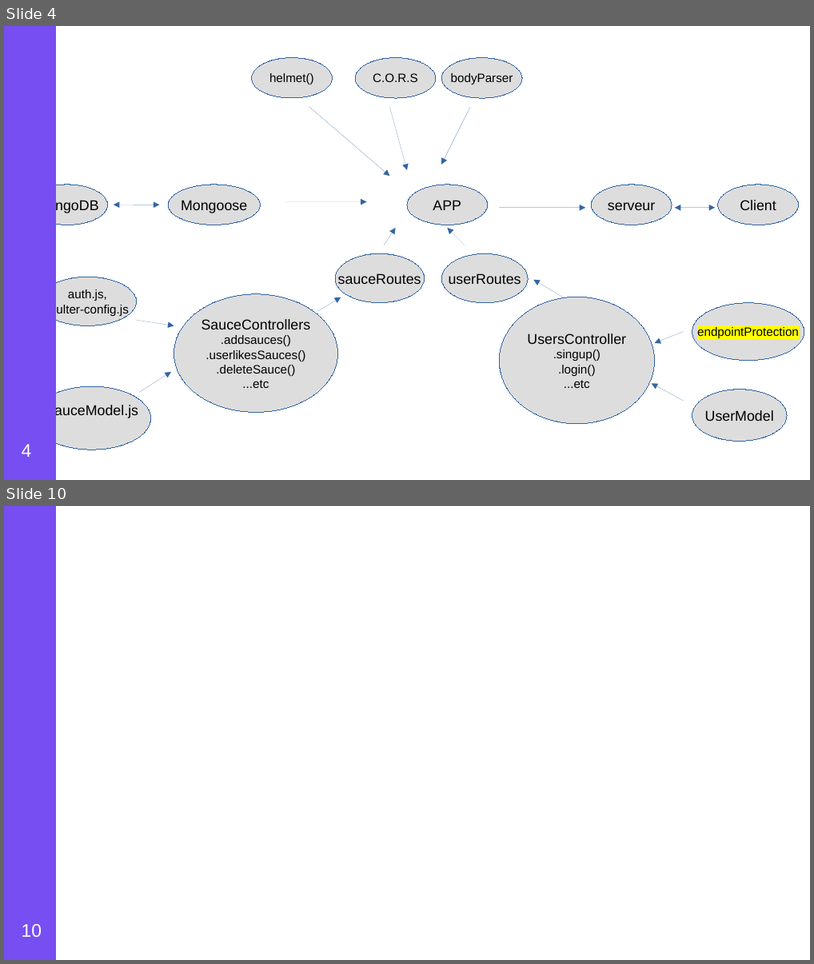
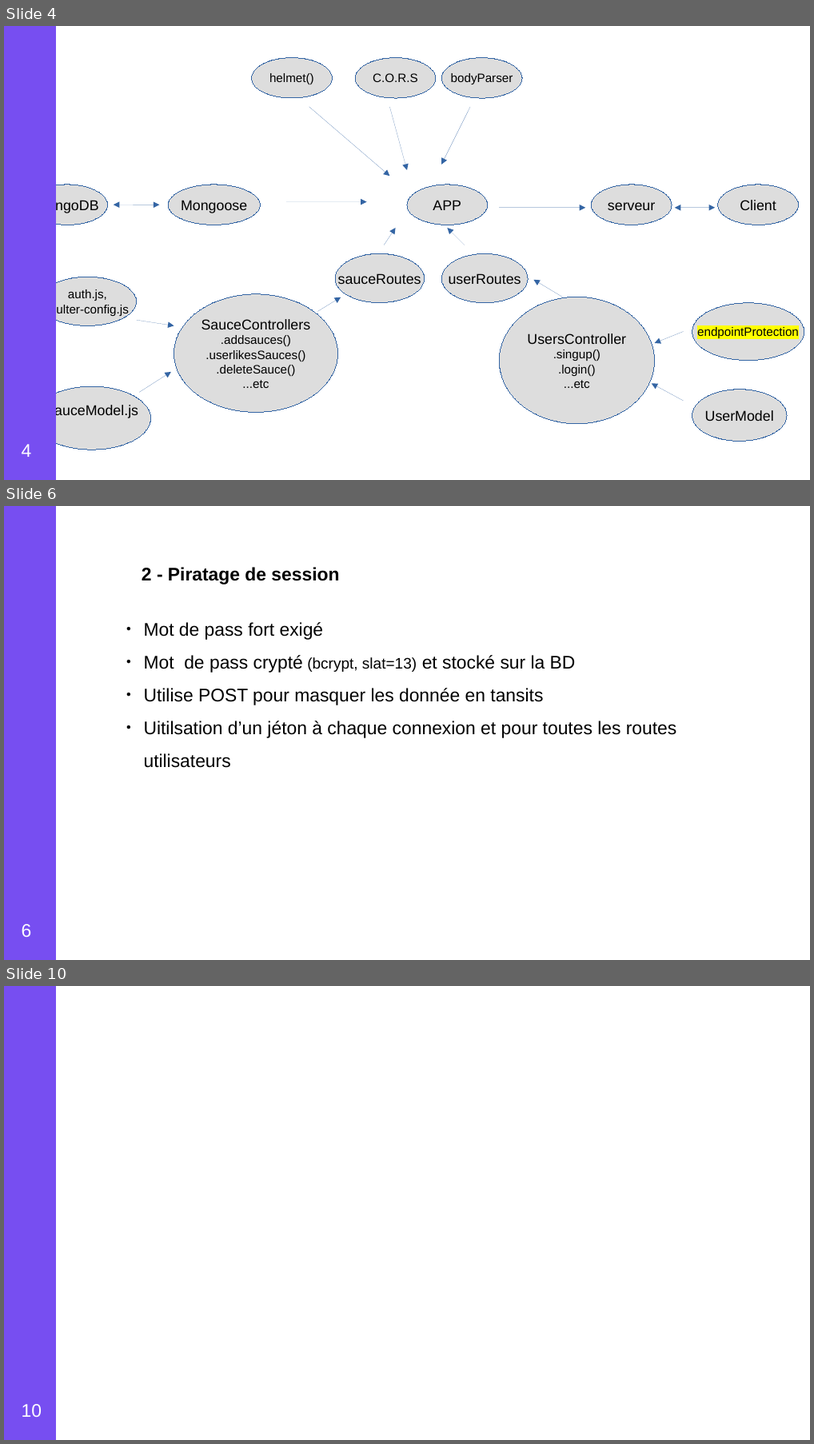
Before and after one commit to danielOuattara/Openclassroom_P6_15_01_2021, a slide deck: schema_global.odp. Shown one above the other, each under a label of ours: slides 4 and 10 before the commit, slides 4, 6 and 10 after it; the slides between them are not shown. The pictures are 814x964 and 814x1444 pixels, drawn with LibreOffice and Linux fonts; fonts in the diff are those of the drawing. Boxes give left, top, right and bottom in pixels: in the first picture for what was removed or moved away, otherwise in the second. Text is boxed around its words. In the diff, an @@ line names an element or a change of style, - is before the commit and + after.

```diff
--- a/schema_global.odp
+++ b/schema_global.odp
@@ slide 6 added at bbox=[4, 506, 810, 960], background #FFFFFF @@
@@ rectangle added at bbox=[4, 506, 56, 960], fill #774EF1, outline #774EF1 0 pt @@
@@ text added at bbox=[142, 567, 678, 768], 18 pt, text #000000 @@
+2 - Piratage de session
+● Mot de pass fort exigé
+● Mot de pass crypté (bcrypt, slat=13) et stocké sur la BD
+● Utilise POST pour masquer les donnée en tansits
+● Uitilsation d’un jéton à chaque connexion et pour toutes les routes utilisateurs
@@ page number added at bbox=[22, 924, 32, 936], 18 pt, text #FFFFFF @@
+6
```
Also in this commit, not shown: 4 slides changed, 2 other slides added, 3 slides removed, 7 other files.
